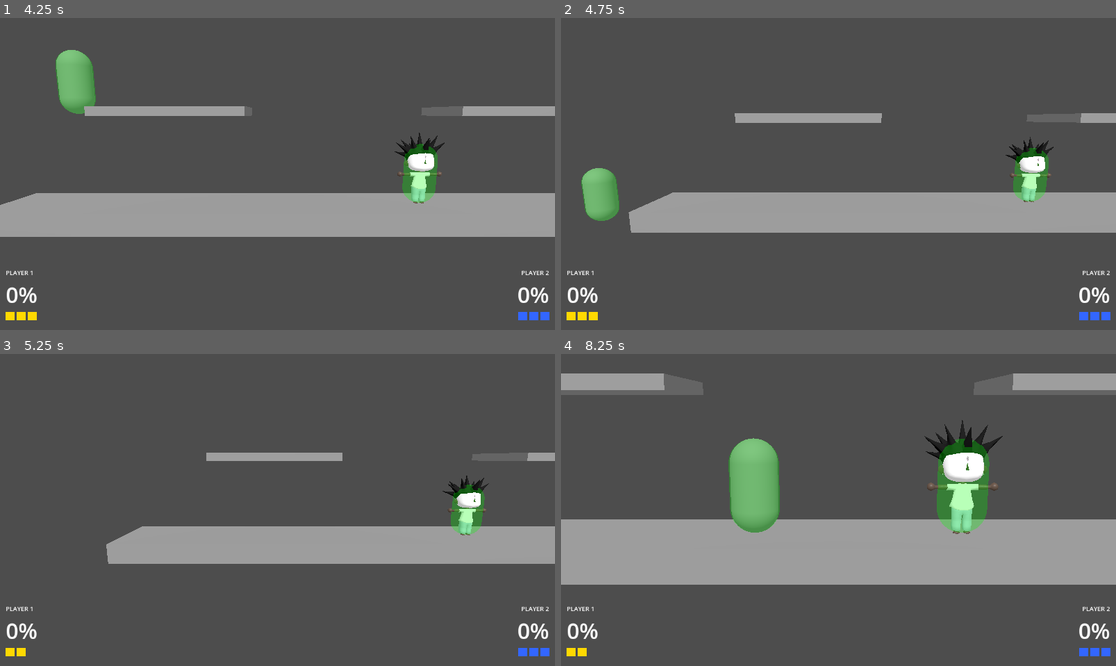
Above: before the commit, frames 1-4 (two rows, left to right).
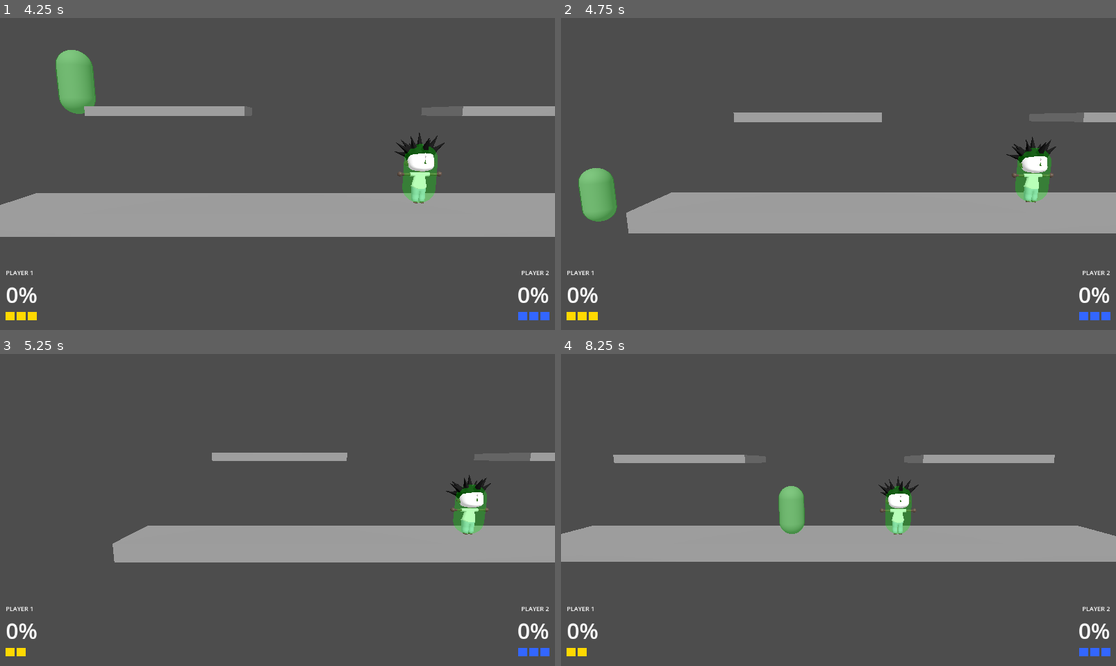
Above: after the commit, the same moments.

Repository: jesuisviko/SmashArcade
Game: Godot game, scene res://scenes/ui/how_to_play.tscn
Two runs of this game, one before a commit and one after it. Both use one fixed random seed, a clock stepped at 60 frames per second and the inputs below. This scene is started directly instead of the project's main scene.
Inputs:
- Up to frame 1 (4.25 s): tap Enter at 0.5, 2 s; hold D (p1_right) 0.53-1.28 s; tap E (p1_attack_light) at 0.6 s; tap Space (p1_parry) at 1.25, 2.1, 2.75 s; hold S (p1_down) 1.28-2.03 s; tap R (p1_attack_strong) at 1.35 s; hold D (p1_right) 2.03-2.78 s; hold W (p1_up) 2.78-3.53 s; tap Keypad 1 (p2_attack_light) at 2.85 s; hold A (p1_left) from 3.53 s (still down); tap Keypad 2 (p2_attack_strong) at 3.6 s
- Up to frame 2 (4.75 s): keep holding A (p1_left); tap Down (p2_down) at 4.35 s
- Up to frame 3 (5.25 s): release A (p1_left) at 5.03 s; hold S (p1_down) from 5.03 s (still down); tap Left (p2_left) at 5.1 s
- Up to frame 4 (8.25 s): release S (p1_down) at 5.78 s; hold D (p1_right) 5.78-6.53 s; tap one key every 0.75 s from 5.85 s: Keypad 0 (p2_parry) Right (p2_right) Up (p2_up) E (p1_attack_light); hold W (p1_up) 6.53-7.28 s; hold D (p1_right) 7.28-8.03 s; hold S (p1_down) from 8.03 s (still down)

Frame 1 is identical in both runs. In frame 2, 1.1% of the frame differs, in the area x 3-100%, y 30-70%; in frame 3, 1.2%; in frame 4, 19%, in the area x 0-100%, y 6-74%.

Commit message:
Improvement FINAL : logique Caméra
Changements :
- la caméra agit mieux sur les côtés désormais
- gestion de la caméra lors d'une élimination refaire - bonne position par défaut, puis zoom de 1s sur le joueur qui réapparait

LOGIQUE CAMERA FINIE POUR LE MOMENT

Diff:
--- a/scripts/systems/camera_controller.gd
+++ b/scripts/systems/camera_controller.gd
@@ -7,25 +7,33 @@
 const X_CLAMP         := 8.0    # limite absolue du déplacement horizontal de la caméra
 const LERP_SPEED      := 0.08
 const FOV_LERP_SPEED  := 0.008
-const FIXED_Y         := 2.0   # position Y de repos (reset) et minimum de suivi vertical
-const Y_MAX           := 5.0   # Y maximum du suivi vertical
-const Y_OFFSET        := 2.25  # décalage au-dessus du point médian Y des joueurs
+const FIXED_Y         := 2.0    # position Y de repos (snap game_over) et minimum de suivi
+const Y_MAX           := 5.0    # Y maximum du suivi vertical
+const Y_OFFSET        := 2.25   # décalage au-dessus du point médian Y des joueurs
 const Y_LERP          := 0.0025 # vitesse de suivi vertical (lent et doux)
 const FIXED_Z         := 8.0
 
-var is_resetting : bool = false
-var _reset_hold  : bool = false
+const RESET_TARGET_Y   := 2.25  # cible Y en état RESETTING (= Y_OFFSET)
+const RESET_TARGET_FOV := 65.0  # cible FOV en état RESETTING
+const RESET_LERP       := 0.08  # vitesse du lerp de réinitialisation
+
+enum CamState { NORMAL, RESETTING, FOCUSING }
+var _cam_state    : int   = CamState.NORMAL
+var _focus_target         = null  # CharacterBody3D — joueur ciblé en FOCUSING
+var _focus_timer  : float = 0.0   # retour à NORMAL après 1 s sans RESPAWNING
 
 
-func _process(_delta: float) -> void:
-	if is_resetting:
-		if not _reset_hold:
-			position.x = lerp(position.x, 0.0,      0.02)
-			position.y = lerp(position.y, FIXED_Y,   0.02)
-			position.z = lerp(position.z, FIXED_Z,   0.02)
-			fov        = lerp(fov,        FOV_MIN,    0.02)
-		return
+func _process(delta: float) -> void:
+	match _cam_state:
+		CamState.NORMAL:
+			_process_normal()
+		CamState.RESETTING:
+			_process_resetting()
+		CamState.FOCUSING:
+			_process_focusing(delta)
 
+
+func _process_normal() -> void:
 	var players := GameManager.players
 	if not (players.has(1) and players.has(2)):
 		return
@@ -38,54 +46,86 @@
 	var p1y := p1.global_position.y
 	var p2y := p2.global_position.y
 
-	# Cible X : suit toujours le point médian des joueurs, clampé aux limites de la map
-	var mid_x    : float = (p1x + p2x) / 2.0
-	var target_x : float = clamp(mid_x, -X_CLAMP, X_CLAMP)
+	# Cible X : point médian brut pour le calcul d'overflow ; clamped_x = position réelle caméra
+	var mid_x     : float = (p1x + p2x) / 2.0
+	var target_x  : float = mid_x
+	var clamped_x : float = clamp(target_x, -X_CLAMP, X_CLAMP)
+	var overflow  : float = abs(target_x) - X_CLAMP
 
 	# Cible Y : suit la moyenne des positions Y + offset, clampée
 	var mid_y    := (p1y + p2y) * 0.5
 	var target_y := clampf(mid_y + Y_OFFSET, FIXED_Y, Y_MAX)
 
-	# Spread : distance horizontale entre joueurs + composante verticale de la caméra
-	# → le FOV s'agrandit proportionnellement quand la caméra monte
-	var horizontal_spread : float = abs(p1x - p2x)
-	var vertical_spread   : float = max(0.0, (position.y - Y_OFFSET) * 2.0)
+	# FOV dynamique : spread horizontal et vertical indépendants
+	var horizontal_spread   : float = abs(p1x - p2x)
+	var vertical_spread     : float = max(0.0, (position.y - Y_OFFSET) * 2.0)
 	var fov_from_horizontal : float = (horizontal_spread - 5.0) / 5.0
 	var fov_from_vertical   : float = (vertical_spread   - 1.0) / 3.0
 	var fov_factor          : float = clamp(max(fov_from_horizontal, fov_from_vertical), 0.0, 1.0)
 	var target_fov          : float = lerp(32.0, 72.0, fov_factor)
+	# FOV compensatoire quand le point médian dépasse le clamp latéral
+	var overflow_fov        : float = clamp(overflow * 8.0, 0.0, 20.0)
+	target_fov = min(target_fov + overflow_fov, 67.0)
 
-	position.x = lerp(position.x, target_x, LERP_SPEED)
+	position.x = lerp(position.x, clamped_x, LERP_SPEED)
 	position.y = lerp(position.y, target_y, Y_LERP)
 	position.z = FIXED_Z
 	fov        = lerp(fov, target_fov, FOV_LERP_SPEED)
 
 
-func reset_to_origin() -> void:
-	is_resetting = true
-	_reset_hold  = false
-	# Phase 1 : 2 secondes réelles de lerp vers l'origine (ignore time_scale)
-	await get_tree().create_timer(2.0, true).timeout
-	# Snap exact pour éviter les dérives sub-pixel
-	position    = Vector3(0.0, FIXED_Y, FIXED_Z)
-	fov         = FOV_MIN
-	# Phase 2 : 2 secondes réelles caméra fixe, ne suit plus les joueurs
-	_reset_hold = true
-	await get_tree().create_timer(2.0, true).timeout
-	is_resetting = false
-	_reset_hold  = false
+# Lerp progressif vers la position centrale — actif de la mort jusqu'au respawn
+func _process_resetting() -> void:
+	position.x = lerp(position.x, 0.0,             RESET_LERP)
+	position.y = lerp(position.y, RESET_TARGET_Y,  RESET_LERP)
+	position.z = FIXED_Z
+	fov        = lerp(fov,        RESET_TARGET_FOV, RESET_LERP)
 
 
-func reset_to_origin_quick(duration: float) -> void:
-	is_resetting = true
-	_reset_hold  = false
-	# Phase 1 : lerp progressif vers l'origine pendant `duration` secondes réelles
-	await get_tree().create_timer(duration, true).timeout
-	# Snap exact
-	position    = Vector3(0.0, FIXED_Y, FIXED_Z)
-	fov         = FOV_MIN
-	# Phase 2 : caméra fixe pendant `duration` secondes réelles
-	_reset_hold = true
-	await get_tree().create_timer(duration, true).timeout
-	is_resetting = false
-	_reset_hold  = false
+# Zoom sur le joueur en RESPAWNING ; retour à NORMAL après 1 s ou fin de l'invincibilité
+func _process_focusing(delta: float) -> void:
+	_focus_timer -= delta
+
+	if not is_instance_valid(_focus_target) or _focus_timer <= 0.0:
+		_cam_state    = CamState.NORMAL
+		_focus_target = null
+		return
+
+	var bc := _focus_target as BaseCharacter
+	if bc == null or bc.state != BaseCharacter.State.RESPAWNING:
+		_cam_state    = CamState.NORMAL
+		_focus_target = null
+		return
+
+	position.x = lerp(position.x, _focus_target.global_position.x,            0.15)
+	position.y = lerp(position.y, _focus_target.global_position.y + Y_OFFSET, 0.15)
+	position.z = FIXED_Z
+	fov        = lerp(fov, FOV_MIN, FOV_LERP_SPEED)
+
+
+# ─── API publique ─────────────────────────────────────────────────────────────
+
+# Appelé à la mort d'un joueur — lerp continu vers la position centrale
+func start_reset() -> void:
+	_focus_target = null
+	_cam_state    = CamState.RESETTING
+
+
+# Appelé au respawn — la caméra suit le joueur pendant son état RESPAWNING (max 1 s)
+func start_focus(player_node: CharacterBody3D) -> void:
+	_focus_target = player_node
+	_focus_timer  = 1.0
+	_cam_state    = CamState.FOCUSING
+
+
+# Game over : lerp 2 s vers l'origine, snap exact, tenue 2 s
+func reset_to_origin() -> void:
+	_focus_target = null
+	_cam_state    = CamState.RESETTING
+	# Phase 1 : lerp progressif (process_always=true pour ignorer la pause)
+	await get_tree().create_timer(2.0, true).timeout
+	# Snap exact sur la cible RESETTING → _process_resetting() devient stationnaire
+	position    = Vector3(0.0, RESET_TARGET_Y, FIXED_Z)
+	fov         = RESET_TARGET_FOV
+	# Phase 2 : caméra fixe (RESETTING maintient le bloc sur NORMAL)
+	await get_tree().create_timer(2.0, true).timeout
+	# La scène change après game_over — pas besoin de repasser en NORMAL
--- a/scripts/systems/game_manager.gd
+++ b/scripts/systems/game_manager.gd
@@ -43,23 +43,21 @@
 	if not players.has(player_id):
 		return
 	var player: CharacterBody3D = players[player_id]
+	var cam   : Camera3D        = get_tree().get_first_node_in_group("camera")
 
-	# Téléporte hors écran et désactive la physique
+	# Téléporte hors écran, désactive la physique, caméra vers position centrale
 	player.global_position    = Vector3(0.0, -50.0, 0.0)
 	player.set_physics_process(false)
 	player.visible            = false
+	if cam and cam.has_method("start_reset"):
+		cam.start_reset()
 
 	# Attendre 2 secondes réelles
 	await get_tree().create_timer(2.0).timeout
 	if not is_instance_valid(player) or game_state != "fighting":
 		return
 
-	# Reset rapide de la caméra en 0.5s
-	var cam: Camera3D = get_tree().get_first_node_in_group("camera")
-	if cam and cam.has_method("reset_to_origin_quick"):
-		cam.reset_to_origin_quick(0.5)
-
-	# Attendre 0.5 secondes pendant le reset caméra
+	# Pause avant réapparition
 	await get_tree().create_timer(0.5).timeout
 	if not is_instance_valid(player) or game_state != "fighting":
 		return
@@ -72,9 +70,11 @@
 	player.visible            = true
 	player.set_physics_process(true)
 
-	# Invincibilité de respawn
+	# Invincibilité de respawn + focus caméra sur le joueur
 	if player.has_method("start_respawn_invincibility"):
 		player.start_respawn_invincibility(4.0)
+	if cam and cam.has_method("start_focus"):
+		cam.start_focus(player)
 
 
 func reset() -> void:
